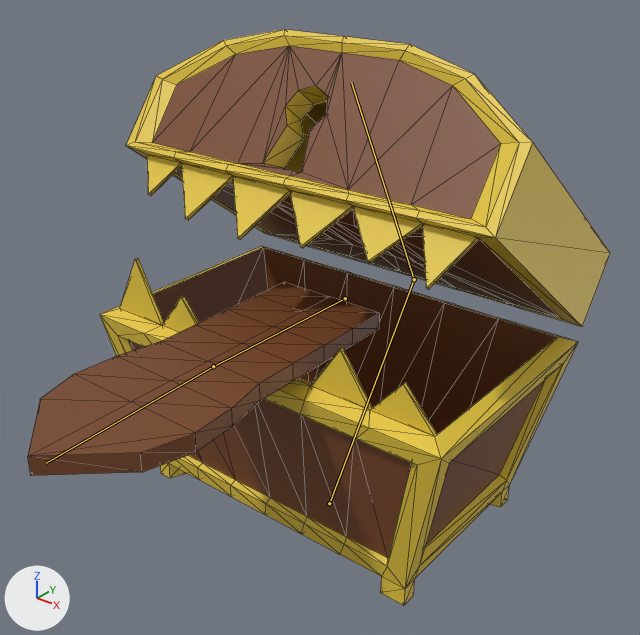
Two versions of the glTF model assets/enemies/mimic/rig/Mimic_Chest.glb, one commit apart.
The view is the same before and after, from a camera (50 mm lens) standing at (1.276, -1.706, 1.545) and looking at (0.068, -0.195, 0.608). The lights are fixed; the arrows at lower left show +X, +Y and +Z. The bones that bend it are drawn over the model as lines. Mesh edges are drawn as thin lines.

In view in the first picture: 'Mimic', 'Mimic_bofy', 'Tongue'.
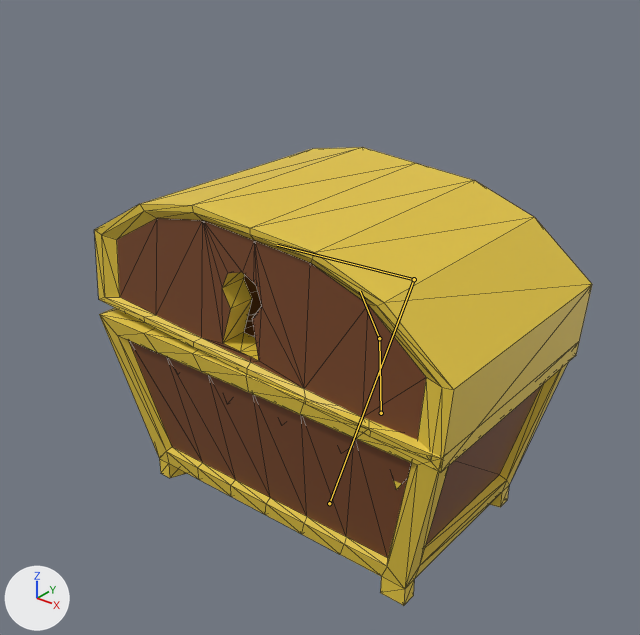
The newer file adds an action. The first version stands in its rest pose; the second is drawn at frame 30 of the action 'Mimic_Ready'.

Patch to the scene script:
```diff
--- a/assets/enemies/mimic/rig/Mimic_Chest.glb.py
+++ b/assets/enemies/mimic/rig/Mimic_Chest.glb.py
@@ bone_mimic @@
 bone_mimic = bpy.data.objects['Mimic_Armature'].pose.bones['Mimic']  # child of 'Mimic_Body'
-bone_mimic.rotation_quaternion = (1.0, 0.0, 0.0, 0.0)  # degrees (0, 0, 0)
+bone_mimic.rotation_quaternion = (0.948, 0.315, -0.027, -0.026)  # degrees (37, -2, -4)
@@ bone_tongue1 @@
 bone_tongue1 = bpy.data.objects['Mimic_Armature'].pose.bones['Tongue1']
-bone_tongue1.location = (0.0, 0.0, 0.0)
-bone_tongue1.rotation_quaternion = (1.0, 0.0, 0.0, 0.0)  # degrees (0, 0, 0)
-bone_tongue1.scale = (1.0, 1.0, 1.0)
+bone_tongue1.location = (0.0, -0.162, 0.433)
+bone_tongue1.rotation_quaternion = (0.724, -0.69, 0.0, 0.0)  # degrees (-87, 0, 0)
+bone_tongue1.scale = (0.55, 0.55, 0.55)
@@ bone_tongue2 @@
 bone_tongue2 = bpy.data.objects['Mimic_Armature'].pose.bones['Tongue2']  # child of 'Tongue1'
-bone_tongue2.rotation_quaternion = (1.0, 0.0, 0.0, 0.0)  # degrees (0, 0, 0)
+bone_tongue2.rotation_quaternion = (0.953, 0.277, 0.12, -0.01)  # degrees (33, 14, 3)
```

Where the change shows, as pixel boxes [x1, y1, x2, y2] in the pictures (640 x 635 px):
'Mimic_bofy', posed (15% taller)
    before: [126, 29, 610, 326]
    after: [94, 147, 592, 490]
'Tongue', posed (not visible afterwards)
    before: [28, 282, 380, 476]
bone 'Mimic', root to tip
    before: (414, 279) to (351, 82)
    after: (414, 279) to (277, 245)
bone 'Tongue1', root to tip
    before: (345, 298) to (213, 366)
    after: (381, 413) to (379, 338)
bone 'Tongue2', root to tip
    before: (213, 366) to (46, 463)
    after: (379, 338) to (360, 291)
